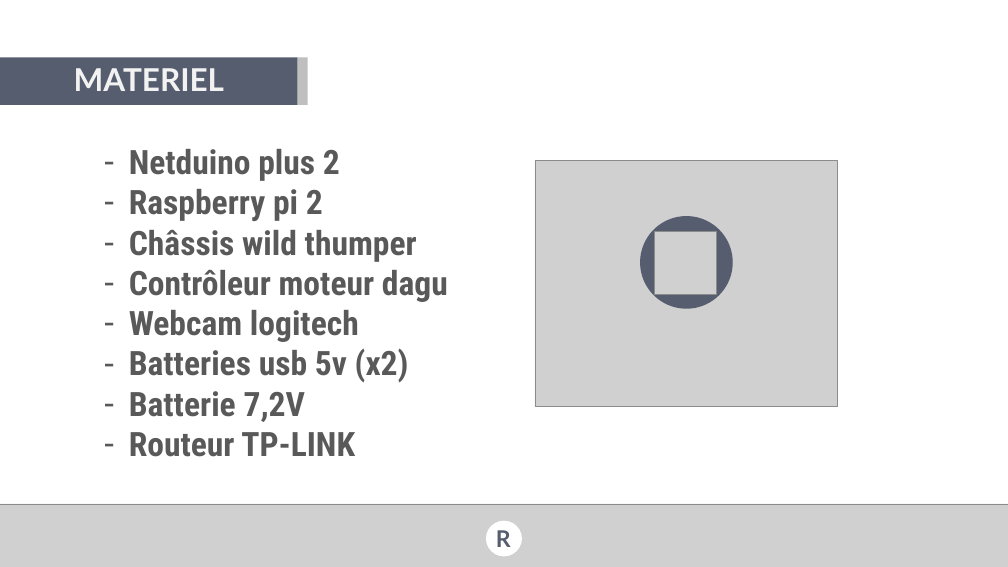
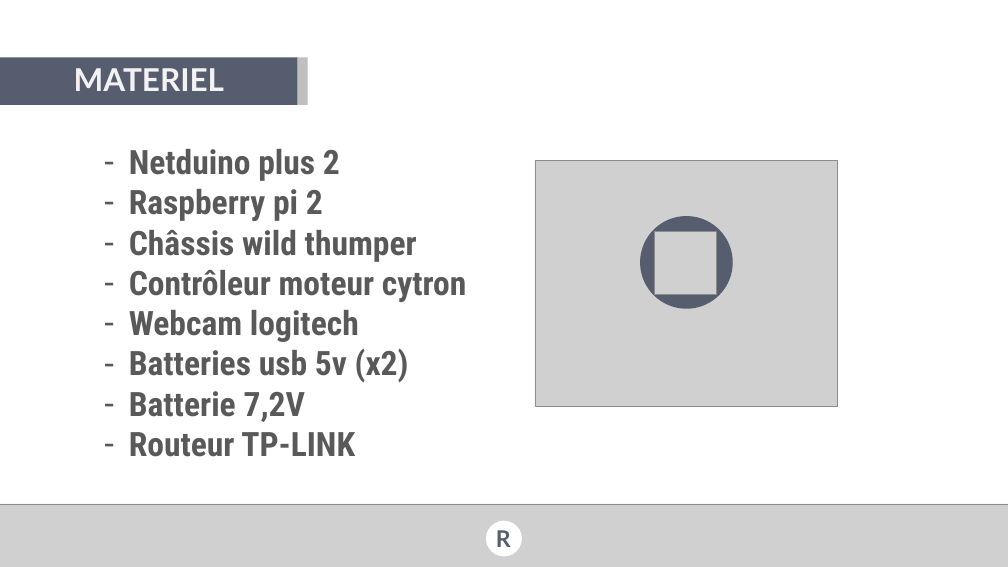
Before and after one commit to val92130/RSmart, a slide deck: slide 7 of Docs/Forum PI/RSmart presentation forum PI .pptx. Drawn at 1008x567 pixels with LibreOffice and Linux fonts; fonts in the diff are those of the drawing; grey boxes stand for pictures; background and template pictures are left out. Boxes give left, top, right and bottom in pixels: in the first picture for what was removed or moved away, otherwise in the second. Text is boxed around its words. In the diff, an @@ line names an element or a change of style, - is before the commit and + after.

```diff
--- a/Docs/Forum PI/RSmart presentation forum PI .pptx
+++ b/Docs/Forum PI/RSmart presentation forum PI .pptx
@@ text at (129, 270, 466, 302): text changed @@
-– Contrôleur moteur dagu
+– Contrôleur moteur cytron
```
Also in this commit, not shown: 4 other slides changed, 7 slides added, 19 slides removed, 2 other files.
